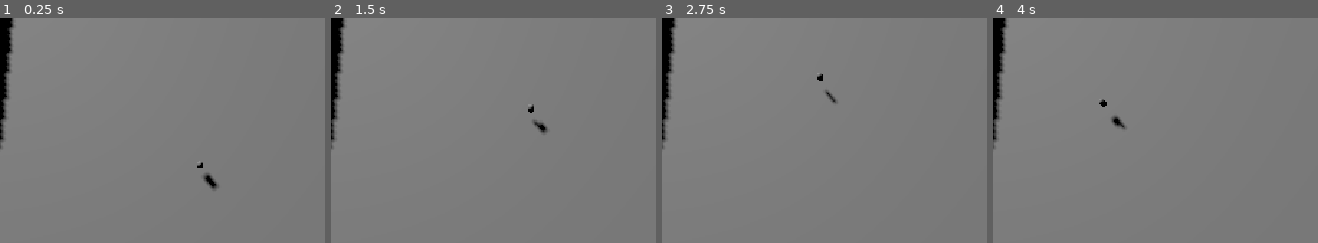
Above: before the commit, frames 1-4 (left to right).
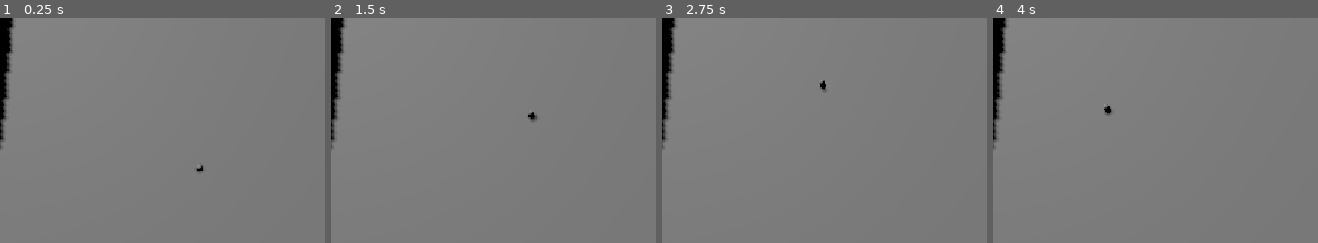
Above: after the commit, the same moments.

Repository: deneb42/gameoff26
Game: Godot game, scene res://scenes/main.tscn
Two runs of this game, one before a commit and one after it. Both use one fixed random seed, a clock stepped at 60 frames per second and the inputs below.
Inputs:
- Up to frame 1 (0.25 s): no input
- Up to frame 2 (1.5 s): tap Enter at 0.5 s; hold Up (ui_up) from 0.53 s (still down)
- Up to frame 3 (2.75 s): tap Space at 2 s; release Up (ui_up) at 2.03 s; hold Left (ui_left) from 2.03 s (still down)
- Up to frame 4 (4 s): tap Enter at 3.5 s; release Left (ui_left) at 3.53 s; hold Down (ui_down) from 3.53 s (still down)
The pictures show only the part of the screen within x 19-69%, y 12-62%; the shares and areas given below are measured in that part.

The runs differ from the first frame. In frame 1, 0.3% of the frame differs, in the area x 60-68%, y 64-76%; in frame 2, 0.3%; in frame 3, 0.2%; in frame 4, 0.3%, in the area x 32-41%, y 36-50%.

Commit message:
replaced manif area by the right type

Diff:
--- a/scenes/map/map.tscn
+++ b/scenes/map/map.tscn
@@ -68,9 +68,9 @@
 
 [node name="Manif" type="Marker3D" parent="." unique_id=608050387]
 
-[node name="StaticBody3D" type="StaticBody3D" parent="Manif" unique_id=2066584117]
+[node name="Area3D" type="Area3D" parent="Manif" unique_id=1346864465]
 
-[node name="CollisionShape3D" type="CollisionShape3D" parent="Manif/StaticBody3D" unique_id=388153308]
+[node name="CollisionShape3D" type="CollisionShape3D" parent="Manif/Area3D" unique_id=388153308]
 shape = SubResource("CylinderShape3D_oudl3")
 
 [node name="Spawns" type="Node3D" parent="." unique_id=624991764]
